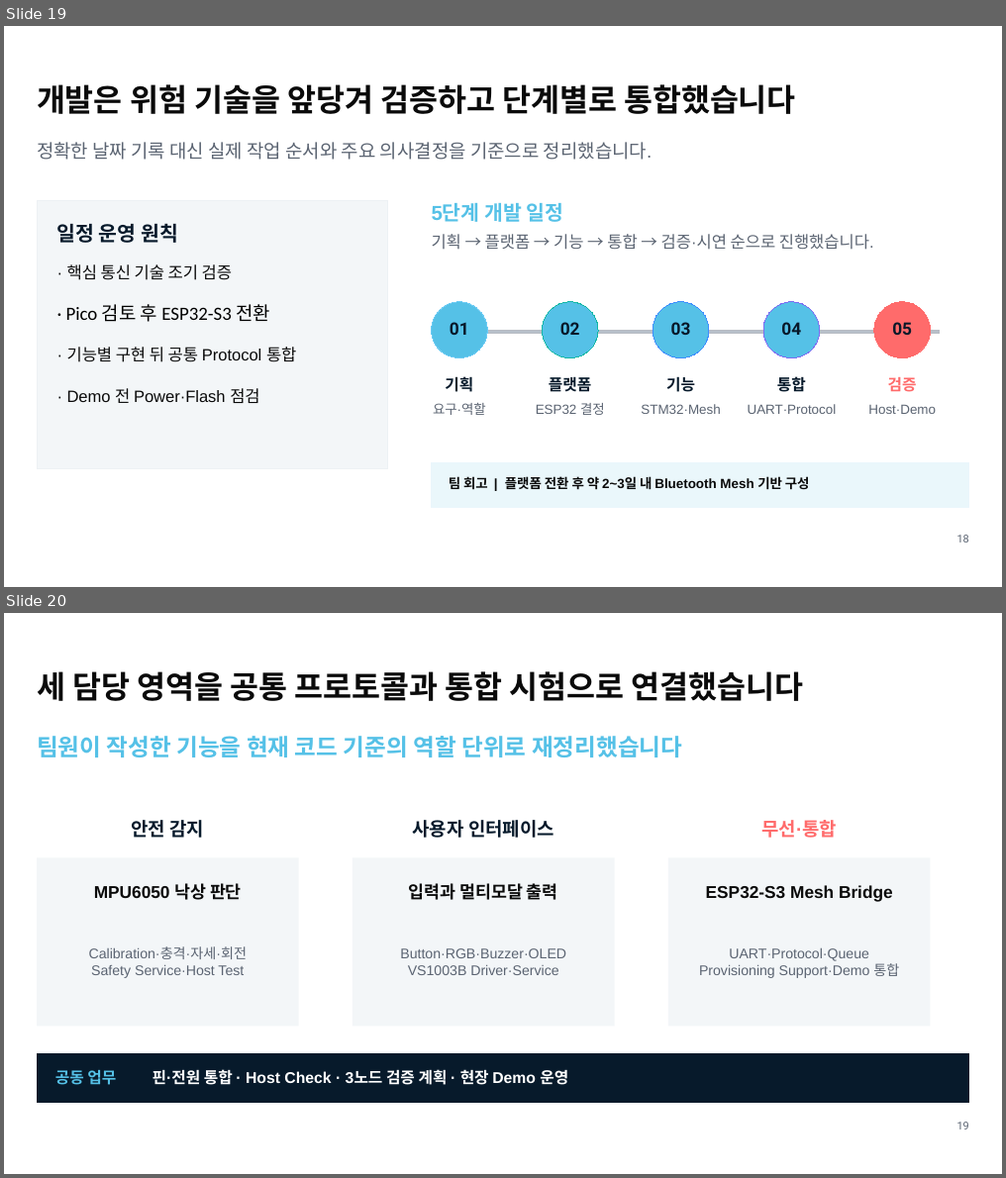
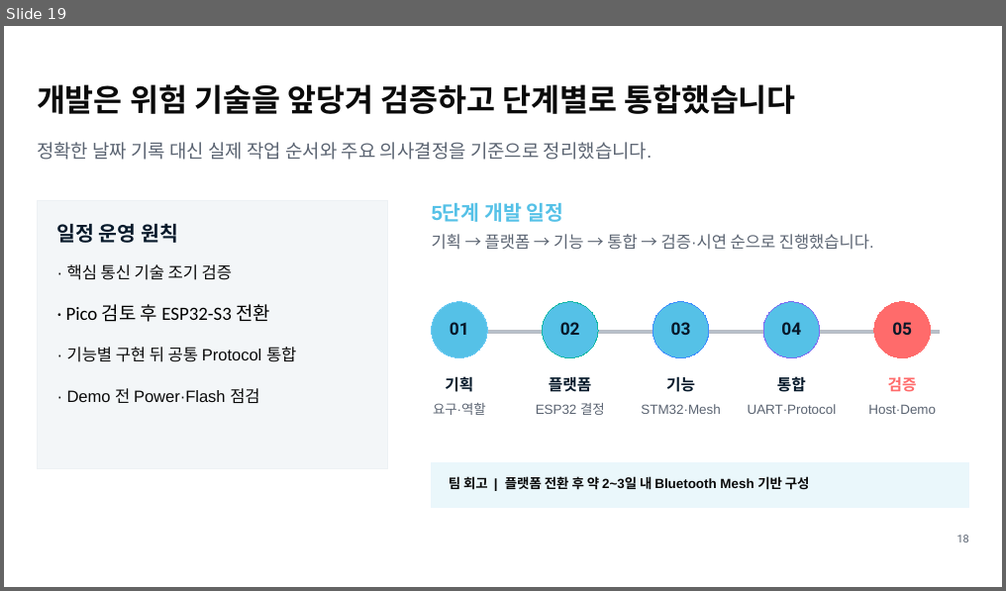
Before and after one commit to snowflake-rider/nostos, a slide deck: docs/presentations/NOSTOS_개발완료보고서_최종_표지포함20p.pptx. Shown one above the other, each under a label of ours: slides 19 and 20 before the commit, slide 19 after it. The pictures are 1006x1178 and 1006x591 pixels, drawn with LibreOffice and Linux fonts; fonts in the diff are those of the drawing. Boxes give left, top, right and bottom in pixels: in the first picture for what was removed or moved away, otherwise in the second. Text is boxed around its words. In the diff, an @@ line names an element or a change of style, - is before the commit and + after.

```diff
--- a/docs/presentations/NOSTOS_개발완료보고서_최종_표지포함20p.pptx
+++ b/docs/presentations/NOSTOS_개발완료보고서_최종_표지포함20p.pptx
@@ slide 20 removed at (4, 613, 1002, 1174), background #FFFFFF @@
@@ text removed at (37, 671, 803, 701) @@
-세 담당 영역을 공통 프로토콜과 통합 시험으로 연결했습니다
@@ text removed at (37, 736, 682, 758) @@
-팀원이 작성한 기능을 현재 코드 기준의 역할 단위로 재정리했습니다
@@ text removed at (131, 820, 204, 838) @@
-안전 감지
@@ text removed at (413, 820, 554, 838) @@
-사용자 인터페이스
@@ text removed at (761, 820, 837, 838) @@
-무선·통합
@@ rectangle removed at (37, 858, 299, 1026) @@
@@ rectangle removed at (352, 858, 615, 1026) @@
@@ rectangle removed at (668, 858, 931, 1026) @@
@@ text removed at (94, 883, 242, 900) @@
-MPU6050 낙상 판단
@@ text removed at (409, 883, 558, 900) @@
-입력과 멀티모달 출력
@@ text removed at (706, 885, 893, 902) @@
-ESP32-S3 Mesh Bridge
@@ text removed at (89, 948, 247, 978) @@
-Calibration·충격·자세·회전
-Safety Service·Host Test
@@ text removed at (400, 949, 566, 975) @@
-Button·RGB·Buzzer·OLED
-VS1003B Driver·Service
@@ text removed at (699, 949, 899, 978) @@
-UART·Protocol·Queue
-Provisioning Support·Demo 통합
@@ rectangle removed at (37, 1055, 969, 1103) @@
@@ text removed at (55, 1070, 116, 1085) @@
-공동 업무
@@ text removed at (152, 1069, 568, 1085) @@
-핀·전원 통합 · Host Check · 3노드 검증 계획 · 현장 Demo 운영
@@ text removed at (957, 1122, 969, 1130) @@
-19
```
Also in this commit, not shown: 1 slide added, 13 other files.
